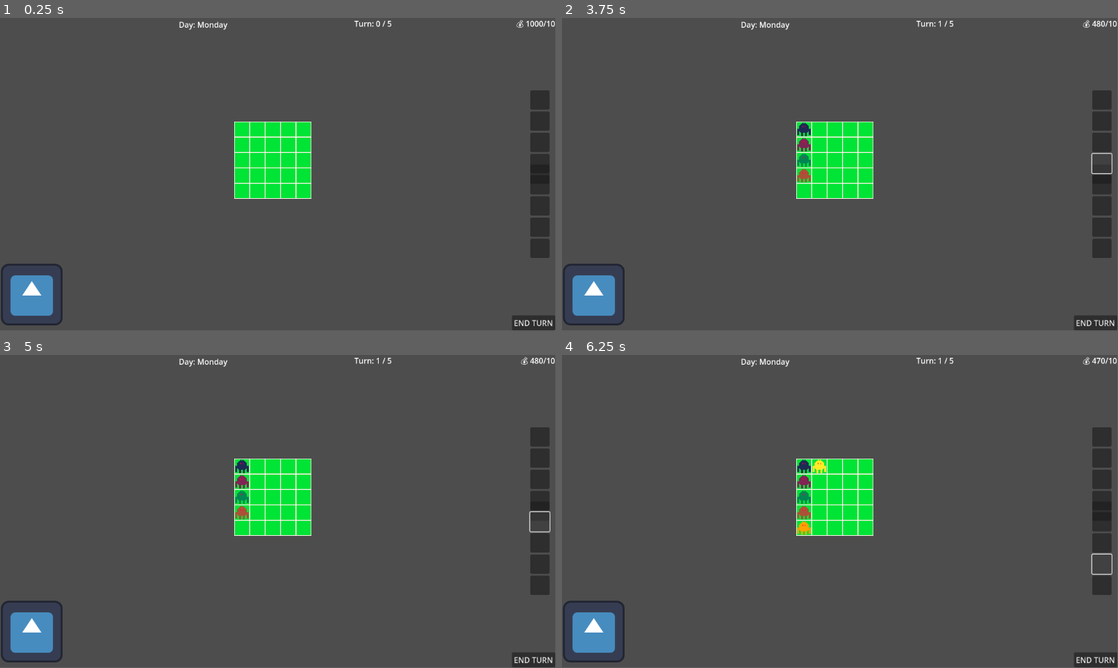
Above: before the commit, frames 1-4 (two rows, left to right).
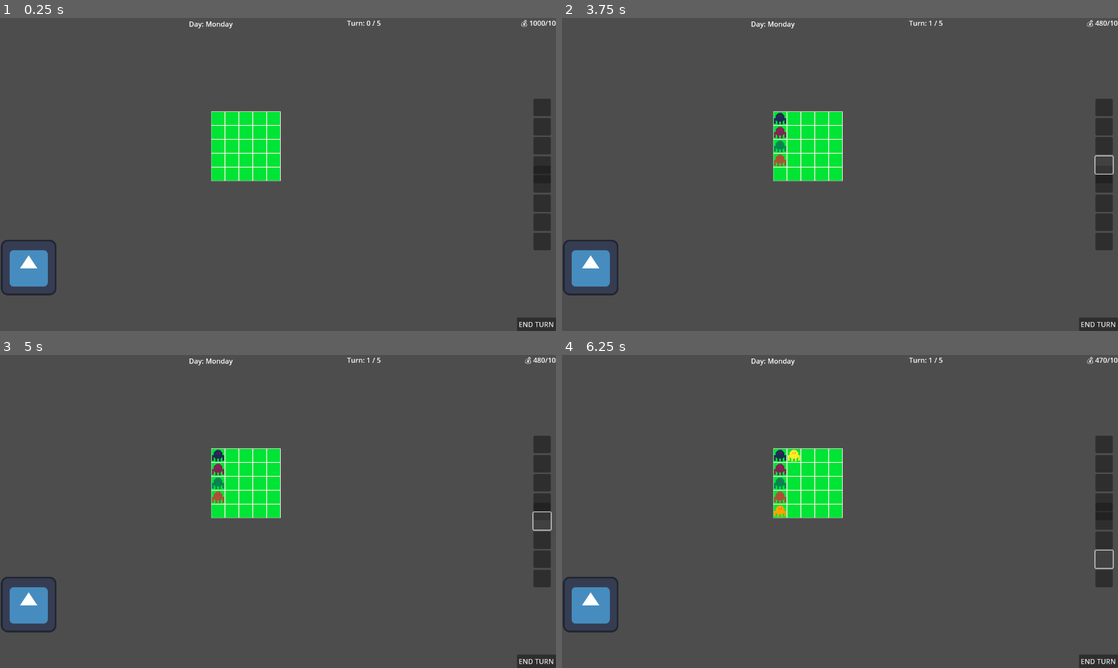
Above: after the commit, the same moments.

Repository: Raddief/GIMJAM-FirstLineGames
Game: Godot game, scene res://scenes/main.tscn
Same seed, same stepped clock (60 frames per second), same inputs: the game is played once before the commit and once after it. The project has no main scene, so this scene is started directly. The engine's default icon, where the game draws it, is replaced by a stand-in: a white triangle on a blue panel in a dark square.
Inputs (mouse positions are in pixels of both pictures, inside the frame that each line leads up to; where the layout moved, square brackets give the same spot in the first picture):
- Up to frame 1 (0.25 s): no input
- Up to frame 2 (3.75 s): click "END TURN" at 0.5 s; click (1101, 108) [1101, 99] at 1.25 s; click (1101, 127) [1101, 121] at 2 s; click (1101, 146) [1101, 143] at 2.75 s; click (1101, 165) at 3.5 s
- Up to frame 3 (5 s): click (539, 520) at 4.25 s
- Up to frame 4 (6.25 s): click (1101, 539) [1101, 542] at 5 s; click (1101, 558) [1101, 564] at 5.75 s
In our replay, the window is 799x449 before the commit and 800x450 after it. These sizes can differ from the game's own. Grey fills any space a smaller window leaves; there, only what the larger window draws over its background counts as a difference.

The runs differ from the first frame. In frame 1, 6.2% of the frame differs, in the area x 0-100%, y 0-100%; in frame 2, 6.5%; in frame 3, 6.5%; in frame 4, 6.6%.

Commit message:
day modifier

Diff:
--- a/project.godot
+++ b/project.godot
@@ -17,3 +17,8 @@
 [autoload]
 
 CurrencyManager="*res://scripts/managers/currency_manager.gd"
+
+[display]
+
+window/size/viewport_width=1280
+window/size/viewport_height=720
--- a/resources/days/day1.tres
+++ b/resources/days/day1.tres
@@ -1,9 +1,15 @@
-[gd_resource type="Resource" script_class="DayData" load_steps=2 format=3 uid="uid://pidshi2hyblv"]
+[gd_resource type="Resource" script_class="DayData" load_steps=4 format=3 uid="uid://pidshi2hyblv"]
 
 [ext_resource type="Script" uid="uid://tc2rdebi4ptf" path="res://scripts/days/day_data.gd" id="1_a4ej0"]
+[ext_resource type="Script" uid="uid://dkufqtjv5avif" path="res://scripts/days/base_day_modifier.gd" id="1_pkvef"]
+
+[sub_resource type="Resource" id="Resource_b5d11"]
+script = ExtResource("1_pkvef")
+metadata/_custom_type_script = "uid://dkufqtjv5avif"
 
 [resource]
 script = ExtResource("1_a4ej0")
 day_name = "Monday"
 money_target = 10
+day_modifiers = Array[Resource]([SubResource("Resource_b5d11")])
 metadata/_custom_type_script = "uid://tc2rdebi4ptf"
--- a/resources/days/day2.tres
+++ b/resources/days/day2.tres
@@ -1,9 +1,15 @@
-[gd_resource type="Resource" script_class="DayData" load_steps=2 format=3 uid="uid://dckp2mlk5pk6v"]
+[gd_resource type="Resource" script_class="DayData" load_steps=4 format=3 uid="uid://dckp2mlk5pk6v"]
 
 [ext_resource type="Script" uid="uid://tc2rdebi4ptf" path="res://scripts/days/day_data.gd" id="1_c3l8r"]
+[ext_resource type="Script" uid="uid://dkufqtjv5avif" path="res://scripts/days/base_day_modifier.gd" id="1_kxo1b"]
+
+[sub_resource type="Resource" id="Resource_jus2c"]
+script = ExtResource("1_kxo1b")
+metadata/_custom_type_script = "uid://dkufqtjv5avif"
 
 [resource]
 script = ExtResource("1_c3l8r")
 day_name = "Tuesday"
 money_target = 18
+day_modifiers = Array[ExtResource("1_kxo1b")]([SubResource("Resource_jus2c")])
 metadata/_custom_type_script = "uid://tc2rdebi4ptf"
--- a/resources/days/day3.tres
+++ b/resources/days/day3.tres
@@ -1,9 +1,15 @@
-[gd_resource type="Resource" script_class="DayData" load_steps=2 format=3 uid="uid://bne2lhjrlqi1h"]
+[gd_resource type="Resource" script_class="DayData" load_steps=4 format=3 uid="uid://bne2lhjrlqi1h"]
 
+[ext_resource type="Script" uid="uid://dkufqtjv5avif" path="res://scripts/days/base_day_modifier.gd" id="1_6xr1o"]
 [ext_resource type="Script" uid="uid://tc2rdebi4ptf" path="res://scripts/days/day_data.gd" id="1_cjsfv"]
+
+[sub_resource type="Resource" id="Resource_wn1ow"]
+script = ExtResource("1_6xr1o")
+metadata/_custom_type_script = "uid://dkufqtjv5avif"
 
 [resource]
 script = ExtResource("1_cjsfv")
 day_name = "Wednesday"
 money_target = 28
+day_modifiers = Array[ExtResource("1_6xr1o")]([SubResource("Resource_wn1ow")])
 metadata/_custom_type_script = "uid://tc2rdebi4ptf"
--- a/resources/days/day4.tres
+++ b/resources/days/day4.tres
@@ -1,9 +1,15 @@
-[gd_resource type="Resource" script_class="DayData" load_steps=2 format=3 uid="uid://cikq12sbiodhg"]
+[gd_resource type="Resource" script_class="DayData" load_steps=4 format=3 uid="uid://cikq12sbiodhg"]
 
 [ext_resource type="Script" uid="uid://tc2rdebi4ptf" path="res://scripts/days/day_data.gd" id="1_08bwc"]
+[ext_resource type="Script" uid="uid://dkufqtjv5avif" path="res://scripts/days/base_day_modifier.gd" id="1_eaw61"]
+
+[sub_resource type="Resource" id="Resource_77nkn"]
+script = ExtResource("1_eaw61")
+metadata/_custom_type_script = "uid://dkufqtjv5avif"
 
 [resource]
 script = ExtResource("1_08bwc")
 day_name = "Thursday"
 money_target = 40
+day_modifiers = Array[ExtResource("1_eaw61")]([SubResource("Resource_77nkn")])
 metadata/_custom_type_script = "uid://tc2rdebi4ptf"
--- a/resources/days/day5.tres
+++ b/resources/days/day5.tres
@@ -1,9 +1,16 @@
-[gd_resource type="Resource" script_class="DayData" load_steps=2 format=3 uid="uid://cgav4xflcs820"]
+[gd_resource type="Resource" script_class="DayData" load_steps=5 format=3 uid="uid://cgav4xflcs820"]
 
+[ext_resource type="Script" uid="uid://dkufqtjv5avif" path="res://scripts/days/base_day_modifier.gd" id="1_10ic5"]
 [ext_resource type="Script" uid="uid://tc2rdebi4ptf" path="res://scripts/days/day_data.gd" id="1_e5y0r"]
+[ext_resource type="Script" uid="uid://xt26xy35i8nr" path="res://scripts/days/double_production_day.gd" id="2_r33qk"]
+
+[sub_resource type="Resource" id="Resource_o8j4u"]
+script = ExtResource("2_r33qk")
+metadata/_custom_type_script = "uid://xt26xy35i8nr"
 
 [resource]
 script = ExtResource("1_e5y0r")
 day_name = "Friday"
 money_target = 55
+day_modifiers = Array[ExtResource("1_10ic5")]([SubResource("Resource_o8j4u")])
 metadata/_custom_type_script = "uid://tc2rdebi4ptf"
--- a/resources/days/day6.tres
+++ b/resources/days/day6.tres
@@ -1,9 +1,15 @@
-[gd_resource type="Resource" script_class="DayData" load_steps=2 format=3 uid="uid://dkbdv47lqevx4"]
+[gd_resource type="Resource" script_class="DayData" load_steps=4 format=3 uid="uid://dkbdv47lqevx4"]
 
 [ext_resource type="Script" uid="uid://tc2rdebi4ptf" path="res://scripts/days/day_data.gd" id="1_6wxpj"]
+[ext_resource type="Script" uid="uid://dkufqtjv5avif" path="res://scripts/days/base_day_modifier.gd" id="1_hww7n"]
+
+[sub_resource type="Resource" id="Resource_16jh8"]
+script = ExtResource("1_hww7n")
+metadata/_custom_type_script = "uid://dkufqtjv5avif"
 
 [resource]
 script = ExtResource("1_6wxpj")
 day_name = "Saturday"
 money_target = 75
+day_modifiers = Array[ExtResource("1_hww7n")]([SubResource("Resource_16jh8")])
 metadata/_custom_type_script = "uid://tc2rdebi4ptf"
--- a/resources/days/day7.tres
+++ b/resources/days/day7.tres
@@ -1,8 +1,14 @@
-[gd_resource type="Resource" script_class="DayData" load_steps=2 format=3 uid="uid://c8maotprdkpdg"]
+[gd_resource type="Resource" script_class="DayData" load_steps=4 format=3 uid="uid://c8maotprdkpdg"]
 
 [ext_resource type="Script" uid="uid://tc2rdebi4ptf" path="res://scripts/days/day_data.gd" id="1_8hunt"]
+[ext_resource type="Script" uid="uid://dkufqtjv5avif" path="res://scripts/days/base_day_modifier.gd" id="1_ucdb2"]
+
+[sub_resource type="Resource" id="Resource_xdb2j"]
+script = ExtResource("1_ucdb2")
+metadata/_custom_type_script = "uid://dkufqtjv5avif"
 
 [resource]
 script = ExtResource("1_8hunt")
 day_name = "Sunday"
+day_modifiers = Array[ExtResource("1_ucdb2")]([SubResource("Resource_xdb2j")])
 metadata/_custom_type_script = "uid://tc2rdebi4ptf"
--- a/scenes/main.tscn
+++ b/scenes/main.tscn
@@ -62,11 +62,12 @@
 tilemap = NodePath("../PenLayer")
 tileset_source_id = 1
 
-[node name="AlienManager" type="Node2D" parent="." node_paths=PackedStringArray("grid_manager")]
+[node name="AlienManager" type="Node2D" parent="." node_paths=PackedStringArray("grid_manager", "day_manager")]
 z_index = 1
 script = ExtResource("3_tbgi4")
 alien_scenes = Array[PackedScene]([ExtResource("4_tipki"), ExtResource("5_85g3d"), ExtResource("6_85g3d"), ExtResource("7_a8y0u"), ExtResource("8_jkv2x"), ExtResource("9_jbj1t"), ExtResource("10_muem4"), ExtResource("11_dp3eg")])
 grid_manager = NodePath("../GridManager")
+day_manager = NodePath("../DayManager")
 
 [node name="PenLayer" type="TileMapLayer" parent="."]
 position = Vector2(486, 215)
--- /dev/null
+++ b/scripts/days/base_day_modifier.gd
@@ -0,0 +1,11 @@
+extends Resource
+class_name BaseDayModifier
+
+func on_day_start(day_manager): pass
+func on_day_end(day_manager): pass
+
+func on_turn_start(day_manager): pass
+func on_turn_end(day_manager): pass
+
+func extra_production_trigger() -> int:
+	return 0
--- a/scripts/days/day_data.gd
+++ b/scripts/days/day_data.gd
@@ -5,5 +5,7 @@
 @export var total_turns: int = 5
 @export var money_target: int = 100
 
+@export var day_modifiers: Array[BaseDayModifier] = []
+
 # Optional future expansion
 @export var sell_price_multiplier: float = 1.0
--- /dev/null
+++ b/scripts/days/double_production_day.gd
@@ -0,0 +1,5 @@
+extends BaseDayModifier
+class_name DoubleProductionDay
+
+func extra_production_trigger() -> int:
+	return 1
--- a/scripts/managers/alien_manager.gd
+++ b/scripts/managers/alien_manager.gd
@@ -3,6 +3,7 @@
 
 @export var alien_scenes : Array[PackedScene]
 @export var grid_manager : GridManager
+@export var day_manager : DayManager
 
 
 func spawn_alien(scene: PackedScene):
@@ -24,9 +25,17 @@
 	return null
 
 func on_turn_passed():
-	for alien in get_children():
-		if alien.has_method("on_turn_passed"):
-			alien.on_turn_passed()
+	var production_triggers := 1
+
+	for modifier in day_manager.active_modifiers:
+		if modifier.has_method("on_turn_passed"):
+			modifier.on_turn_passed()
+		if modifier.has_method("extra_production_trigger"):
+			production_triggers += modifier.extra_production_trigger()
+	for i in range(production_triggers):
+		for alien in get_children():
+			if alien.has_method("on_turn_passed"):
+				alien.on_turn_passed()
 
 func on_day_ended():
 	for alien in get_children():
--- a/scripts/managers/day_manager.gd
+++ b/scripts/managers/day_manager.gd
@@ -8,6 +8,8 @@
 var current_turn := 0
 var money := 0
 var current_day: DayData
+
+var active_modifiers: Array[Resource] = []
 
 signal day_started(day: DayData)
 signal day_ended(day: DayData)
@@ -23,6 +25,9 @@
 	current_day = days[index]
 	current_turn = 0
 
+	for modifier in current_day.day_modifiers:
+		active_modifiers.append(modifier)
+
 	emit_signal("day_started", current_day)
 	emit_signal("turn_changed", current_turn, current_day.total_turns)
 
@@ -31,6 +36,8 @@
 func end_day():
 	var success := money >= current_day.money_target
 	emit_signal("day_ended", current_day)
+
+	active_modifiers.clear()
 
 	if success:
 		start_day(current_day_index + 1)
Not shown, added: scripts/days/base_day_modifier.gd.uid
Not shown, added: scripts/days/double_production_day.gd.uid
